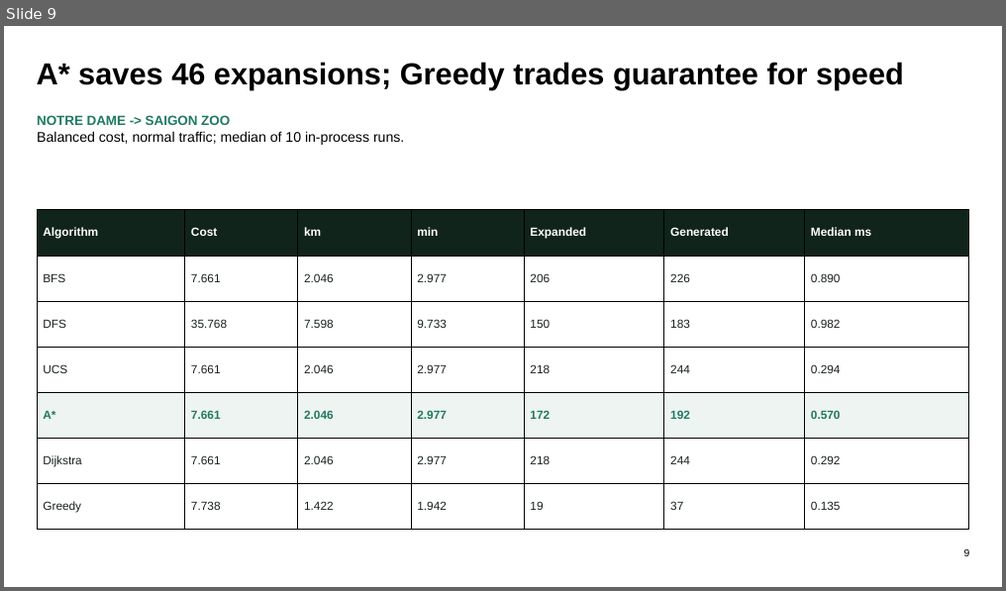
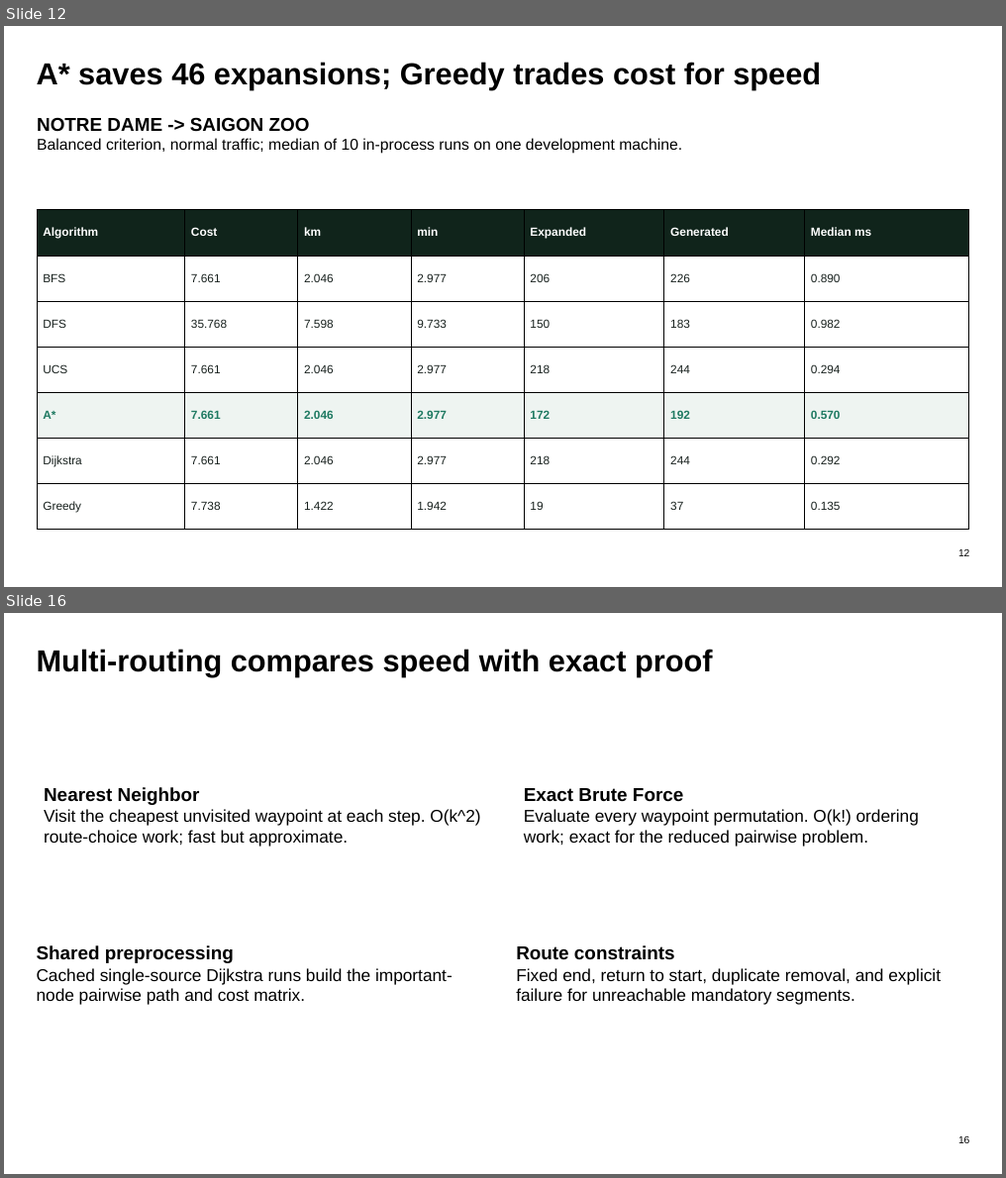
Before and after one commit to Group-1-Lab-AI101/lab-1, a slide deck: output/presentation/1 - Slide.pptx. Shown one above the other, each under a label of ours: slide 9 before the commit, slides 12 and 16 after it; the slides between them are not shown. The pictures are 1006x591 and 1006x1178 pixels, drawn with LibreOffice and Linux fonts; fonts in the diff are those of the drawing. Boxes give left, top, right and bottom in pixels: in the first picture for what was removed or moved away, otherwise in the second. Text is boxed around its words. In the diff, an @@ line names an element or a change of style, - is before the commit and + after.

```diff
--- a/output/presentation/1 - Slide.pptx
+++ b/output/presentation/1 - Slide.pptx
@@ slide 16 added at (x1=4, y1=613, x2=1002, y2=1174), background #FFFFFF @@
@@ text added at (x1=37, y1=649, x2=713, y2=676), 29.2 pt, text #000000, bold @@
+Multi-routing compares speed with exact proof
@@ text added at (x1=44, y1=787, x2=480, y2=847), 16.5 pt, text #000000 @@
+Nearest Neighbor
+Visit the cheapest unvisited waypoint at each step. O(k^2) route-choice work; fast but approximate.
@@ text added at (x1=524, y1=788, x2=919, y2=847), 16.5 pt, text #000000 @@
+Exact Brute Force
+Evaluate every waypoint permutation. O(k!) ordering work; exact for the reduced pairwise problem.
@@ text added at (x1=37, y1=946, x2=452, y2=1005), 16.5 pt, text #000000 @@
+Shared preprocessing
+Cached single-source Dijkstra runs build the important-node pairwise path and cost matrix.
@@ text added at (x1=516, y1=946, x2=941, y2=1005), 16.5 pt, text #000000 @@
+Route constraints
+Fixed end, return to start, duplicate removal, and explicit failure for unreachable mandatory segments.
@@ text added at (x1=958, y1=1137, x2=969, y2=1144), 9.8 pt, text #000000 @@
+16
@@ what was slide 9 is now slide 12 @@
@@ slide 12 changed as well @@
@@ text at (x1=37, y1=62, x2=821, y2=89): text changed @@
-A* saves 46 expansions; Greedy trades guarantee for speed
+A* saves 46 expansions; Greedy trades cost for speed
@@ text at (x1=37, y1=138, x2=682, y2=154): text changed; size 13.5 to 15 pt @@
-Balanced cost, normal traffic; median of 10 in-process runs.
+Balanced criterion, normal traffic; median of 10 in-process runs on one development machine.
@@ text at (x1=37, y1=117, x2=310, y2=132): size 12.8 to 18 pt, text colour #1F7A62 to #000000 in "NOTRE DAME -> SAIGON ZOO" @@
@@ text at (x1=958, y1=550, x2=969, y2=557): text changed @@
-9
+12
```
Also in this commit, not shown: 13 other slides changed, 5 other slides added, 1 slide removed, 2 other files.
